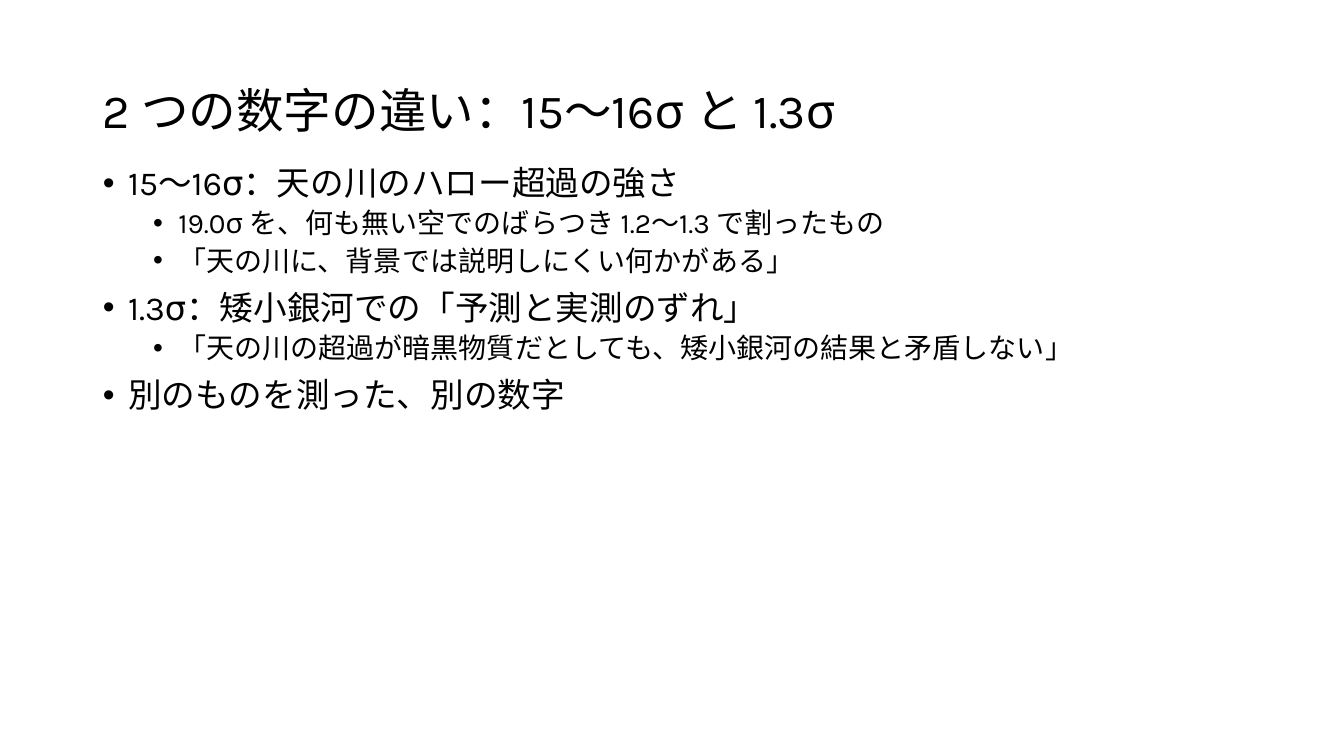
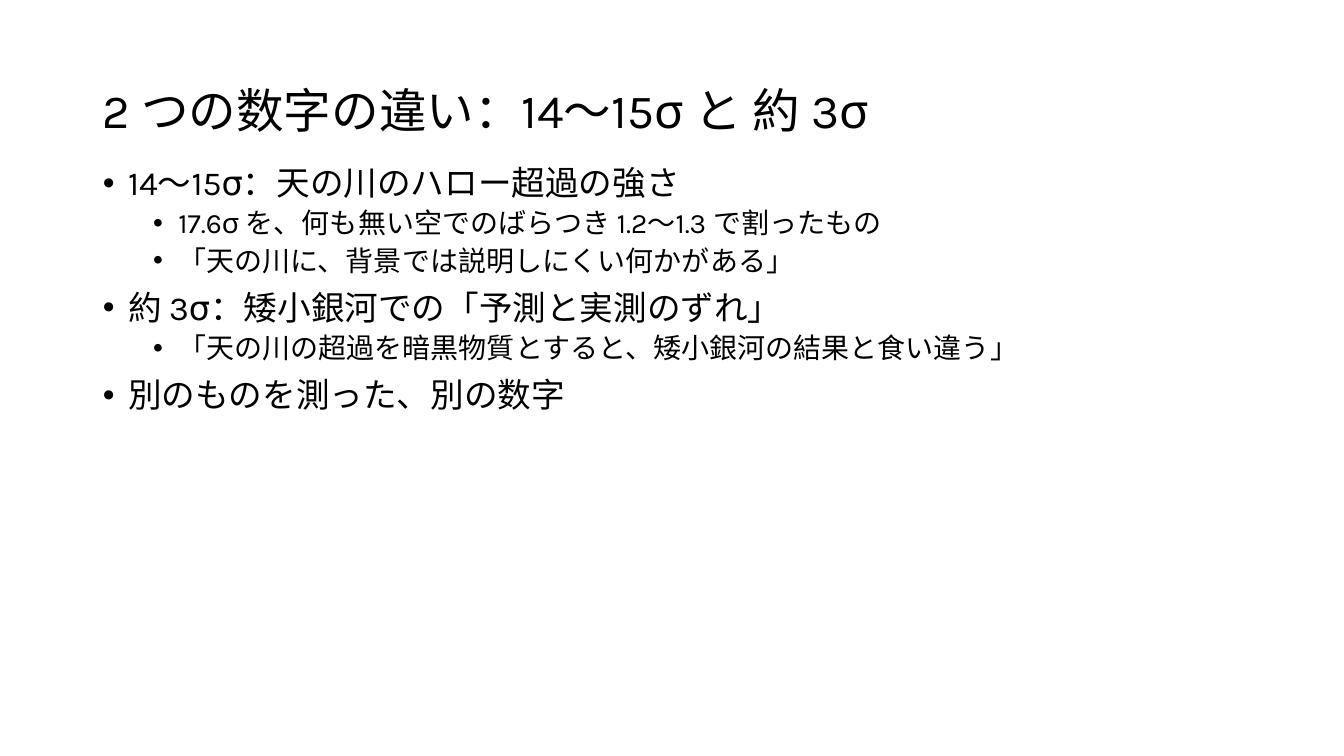
Before and after one commit to Mikann20041029/darkmatter-slides, a slide deck: slide 47 of slides/2026-10-03_研究進捗報告_claude_夕方版.pptx (slide 46 before the commit). Drawn at 1344x756 pixels with LibreOffice and Linux fonts; fonts in the diff are those of the drawing. Boxes give left, top, right and bottom in pixels: in the first picture for what was removed or moved away, otherwise in the second. Text is boxed around its words. In the diff, an @@ line names an element or a change of style, - is before the commit and + after.

```diff
--- a/slides/2026-10-03_研究進捗報告_claude_夕方版.pptx
+++ b/slides/2026-10-03_研究進捗報告_claude_夕方版.pptx
@@ title at [102, 88, 868, 132]: text changed @@
-2 つの数字の違い：15〜16σ と 1.3σ
+2 つの数字の違い：14〜15σ と 約 3σ
@@ text at [128, 166, 881, 236]: text changed @@
-• 15〜16σ：天の川のハロー超過の強さ
-  • 19.0σ を、何も無い空でのばらつき 1.2〜1.3 で割ったもの
+• 14〜15σ：天の川のハロー超過の強さ
+  • 17.6σ を、何も無い空でのばらつき 1.2〜1.3 で割ったもの
@@ text at [128, 291, 1018, 361]: text changed @@
-• 1.3σ：矮小銀河での「予測と実測のずれ」
-  • 「天の川の超過が暗黒物質だとしても、矮小銀河の結果と矛盾しない」
+• 約 3σ：矮小銀河での「予測と実測のずれ」
+  • 「天の川の超過を暗黒物質とすると、矮小銀河の結果と食い違う」
```
Also in this commit, not shown: 14 other slides changed, 1 slide added.
